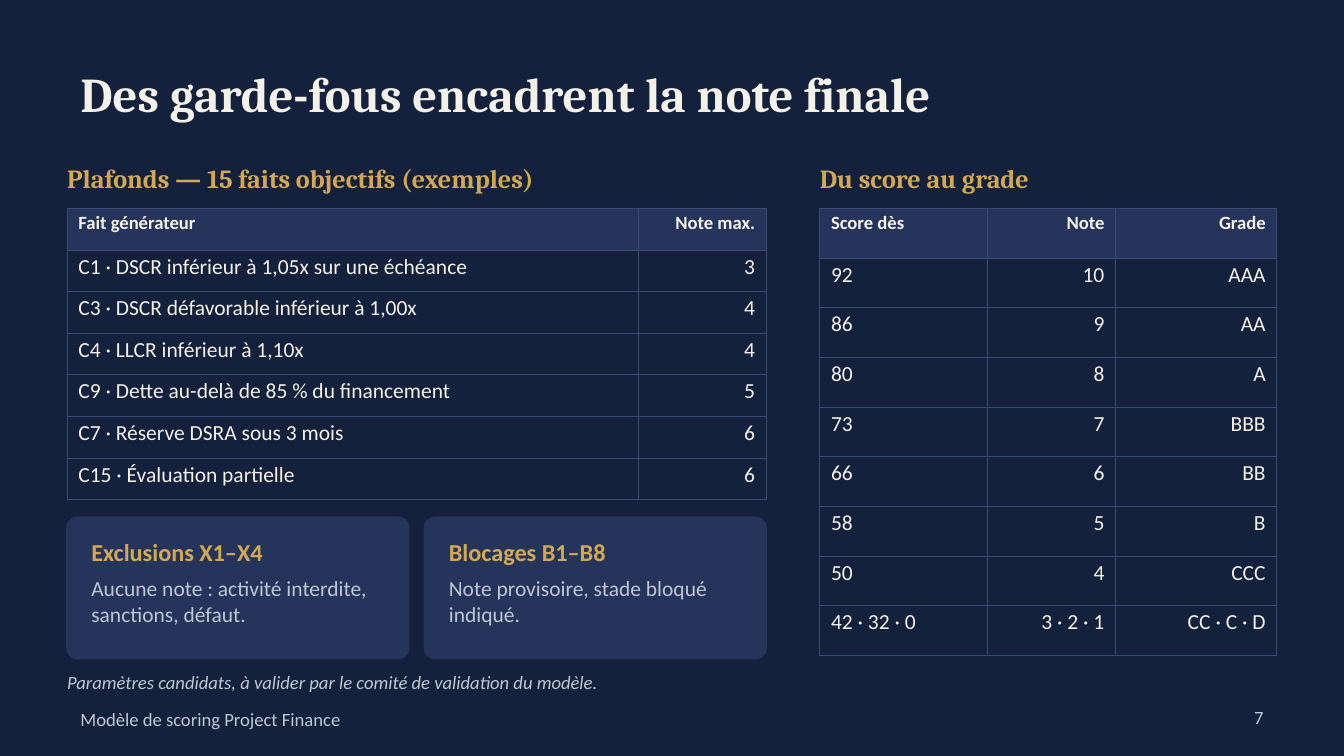
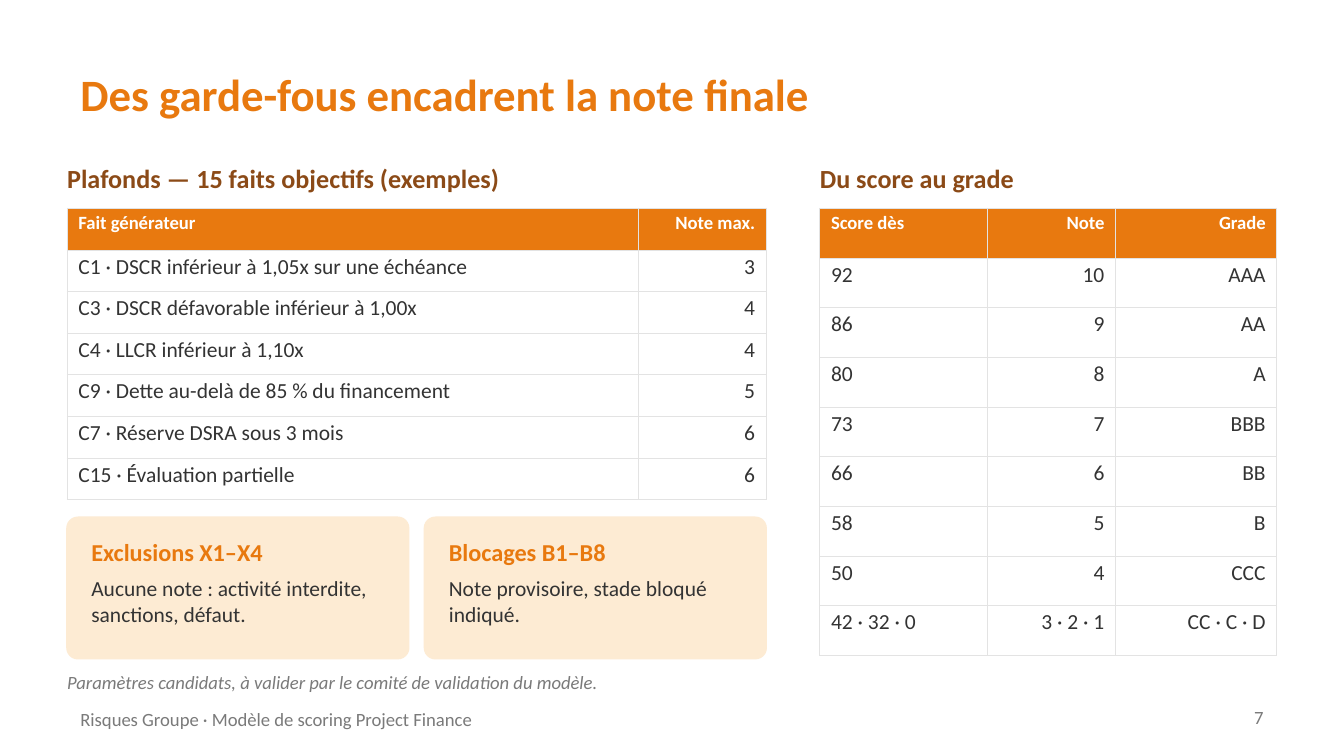
Before and after one commit to tariqeddoumi/pf-scoring-v7claude, a slide deck: slide 7 of docs/formation/Presentation_modele_scoring_PF.pptx. Drawn at 1344x756 pixels with LibreOffice and Linux fonts; fonts in the diff are those of the drawing; background and template pictures are left out. Boxes give left, top, right and bottom in pixels: in the first picture for what was removed or moved away, otherwise in the second. Text is boxed around its words. In the diff, an @@ line names an element or a change of style, - is before the commit and + after.

```diff
--- a/docs/formation/Presentation_modele_scoring_PF.pptx
+++ b/docs/formation/Presentation_modele_scoring_PF.pptx
@@ background #14213D to #FFFFFF @@
@@ title "Des garde-fous encadrent la note ..." at [80, 79, 808, 119]: size 26 to 24 pt, font Cambria to Calibri, text colour #F4F1E8 to #E8790F @@
@@ text "Plafonds — 15 faits objectifs ..." at [67, 169, 499, 193]: font Cambria to Calibri, text colour #D4A853 to #8B4A17 @@
@@ text "Du score au grade" at [820, 169, 1014, 193]: font Cambria to Calibri, text colour #D4A853 to #8B4A17 @@
@@ table at [67, 208, 766, 490] @@
@@ fill #24345A to #E8790F in row 1 @@
@@ text colour #F4F1E8 to #FFFFFF in "Fait générateur", "Note max." @@
@@ text colour #F4F1E8 to #333333 in "C1 · DSCR inférieur à 1,05x sur ...", "3", "C3 · DSCR défavorable inférieur à 1,00x", "4" and 8 more places @@
@@ borders changed @@
@@ table at [820, 208, 1277, 633] @@
@@ fill #24345A to #E8790F in row 1 @@
@@ text colour #F4F1E8 to #FFFFFF in "Score dès", "Note", "Grade" @@
@@ text colour #F4F1E8 to #333333 in "92", "10", "AAA", "86" and 20 more places @@
@@ borders changed @@
@@ rounded rectangle at [67, 517, 409, 659]: fill #24345A to #FDEBD3; outline #24345A 1 pt to #FDEBD3 1 pt @@
@@ text "Exclusions X1–X4" at [91, 544, 262, 561]: text colour #D4A853 to #E8790F @@
@@ rounded rectangle at [425, 517, 766, 659]: fill #24345A to #FDEBD3; outline #24345A 1 pt to #FDEBD3 1 pt @@
@@ text "Blocages B1–B8" at [449, 544, 606, 565]: text colour #D4A853 to #E8790F @@
@@ text "Aucune note : activité interdite, ..." at [91, 581, 366, 625]: text colour #BFC7D5 to #333333 @@
@@ text "Note provisoire, stade bloqué indiqué." at [449, 581, 707, 626]: text colour #BFC7D5 to #333333 @@
@@ text "Paramètres candidats, à valider par ..." at [67, 676, 598, 692]: text colour #BFC7D5 to #7A7A7A @@
@@ text at [80, 713, 471, 729]: text changed; text colour #BFC7D5 to #7A7A7A @@
-Modèle de scoring Project Finance
+Risques Groupe · Modèle de scoring Project Finance
@@ page number at [1254, 712, 1263, 724]: text colour #BFC7D5 to #7A7A7A @@
```
Also in this commit, not shown: 6 other slides changed, 1 slide added, 1 other file.
